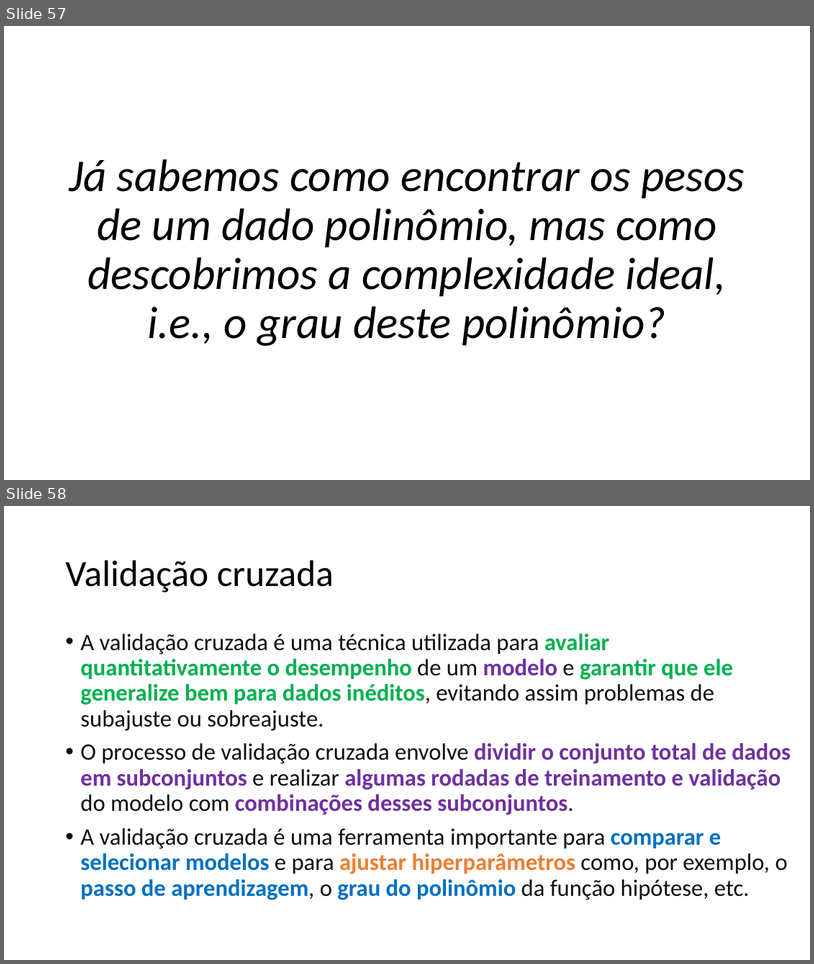
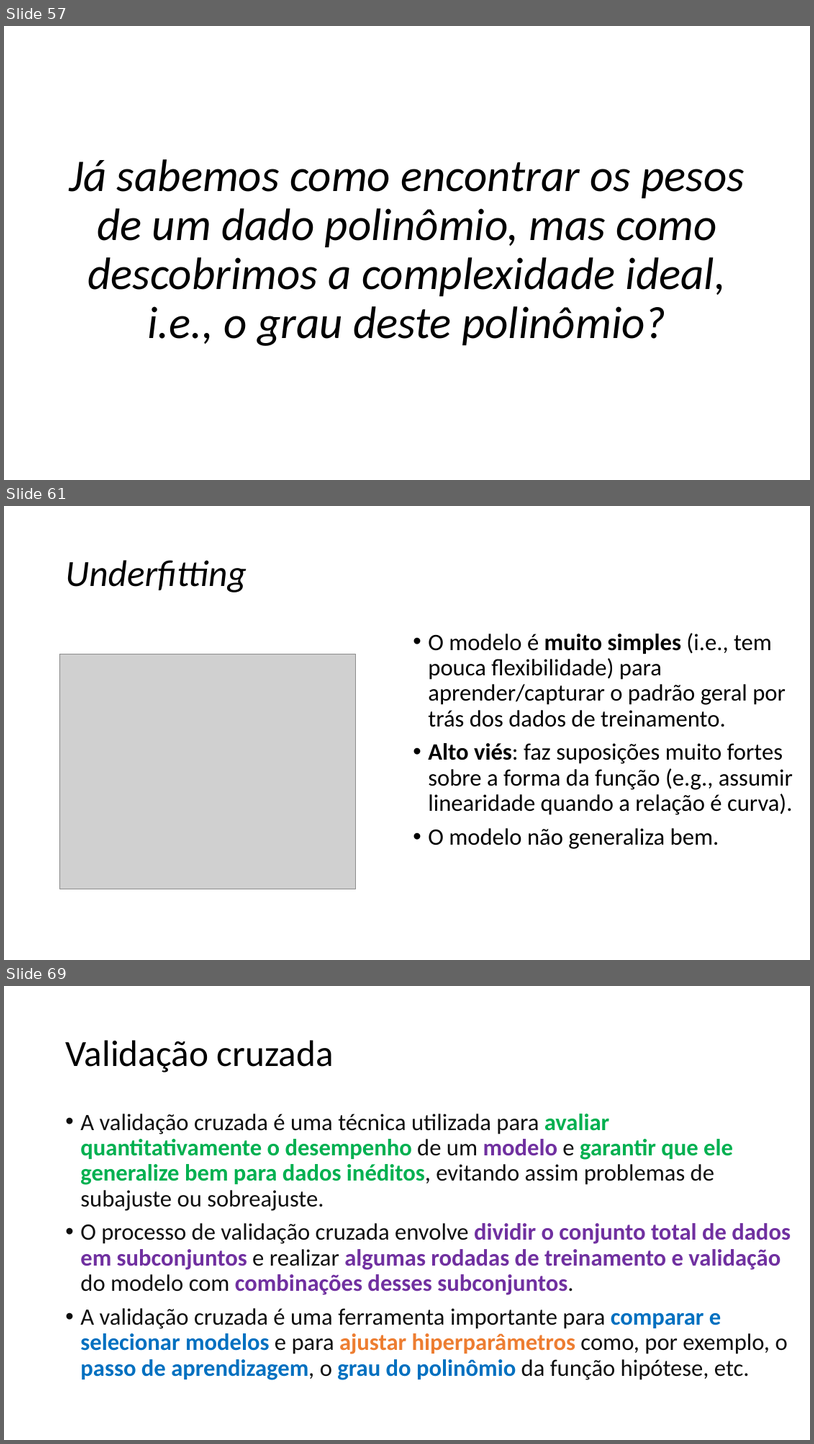
Before and after one commit to zz4fap/c24_inteligencia_artificial, a slide deck: slides/C24_Regressão.pptx. Shown one above the other, each under a label of ours: slides 57 and 58 before the commit, slides 57, 61 and 69 after it; the slides between them are not shown. The pictures are 814x964 and 814x1444 pixels, drawn with LibreOffice and Linux fonts; fonts in the diff are those of the drawing; grey boxes stand for pictures. Boxes give left, top, right and bottom in pixels: in the first picture for what was removed or moved away, otherwise in the second. Text is boxed around its words. In the diff, an @@ line names an element or a change of style, - is before the commit and + after.

```diff
--- a/slides/C24_Regressão.pptx
+++ b/slides/C24_Regressão.pptx
@@ slide 61 added at [4,506,810,960], background #FFFFFF @@
@@ title added at [65,560,247,592], 44 pt, text #000000, italic @@
+Underfitting
@@ text added at [428,633,793,849], 28 pt, text #000000 @@
+• O modelo é muito simples (i.e., tem pouca flexibilidade) para aprender/capturar o padrão geral por trás dos dados de treinamento.
+• Alto viés: faz suposições muito fortes sobre a forma da função (e.g., assumir linearidade quando a relação é curva).
+• O modelo não generaliza bem.
@@ picture added at [59,654,356,888] @@
@@ what was slide 58 is now slide 69 @@
```
Also in this commit, not shown: 1 slide changed, 9 other slides added, 1 slide removed, 1 other file.
